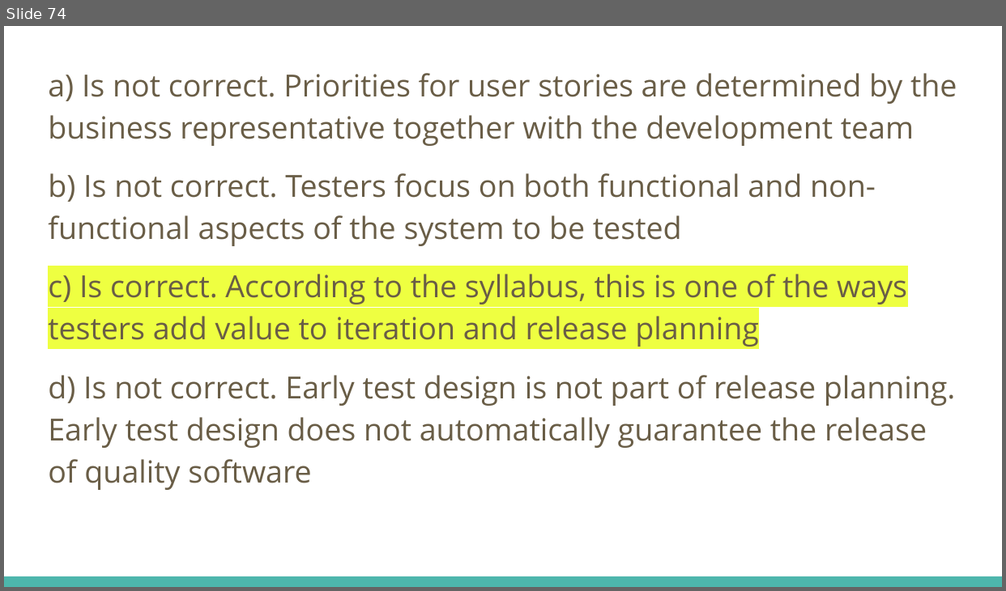
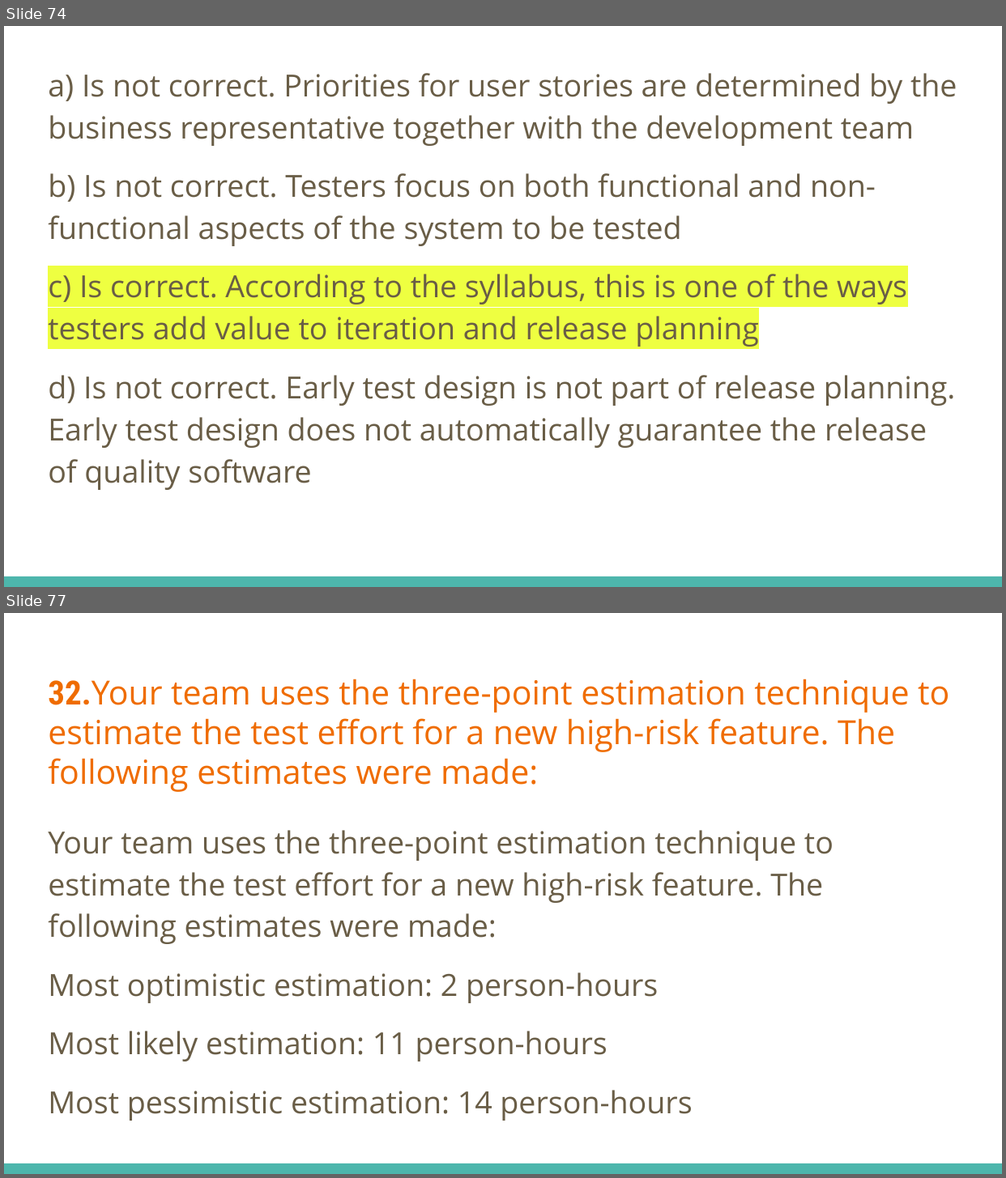
Before and after one commit to fawadmalik/istqb, a slide deck: ISTQB Foundation Level Preparation.pptx. Shown one above the other, each under a label of ours: slide 74 before the commit, slides 74 and 77 after it; the slides between them are not shown. The pictures are 1006x591 and 1006x1178 pixels, drawn with LibreOffice and Linux fonts; fonts in the diff are those of the drawing. Boxes give left, top, right and bottom in pixels: in the first picture for what was removed or moved away, otherwise in the second. Text is boxed around its words. In the diff, an @@ line names an element or a change of style, - is before the commit and + after.

```diff
--- a/ISTQB Foundation Level Preparation.pptx
+++ b/ISTQB Foundation Level Preparation.pptx
@@ slide 77 added at [4,613,1002,1174], background #FFFFFF; not listed: 1 template element that a slide beside it also shows @@
@@ title added at [48,679,949,792], 24 pt, text #EF6C00 @@
+32.Your team uses the three-point estimation technique to estimate the test effort for a new high-risk feature. The following estimates were made:
@@ text added at [48,830,833,1121], 22 pt, text #695D46 @@
+Your team uses the three-point estimation technique to estimate the test effort for a new high-risk feature. The following estimates were made:
+Most optimistic estimation: 2 person-hours
+Most likely estimation: 11 person-hours
+Most pessimistic estimation: 14 person-hours
```
Also in this commit, not shown: 6 other slides added.
